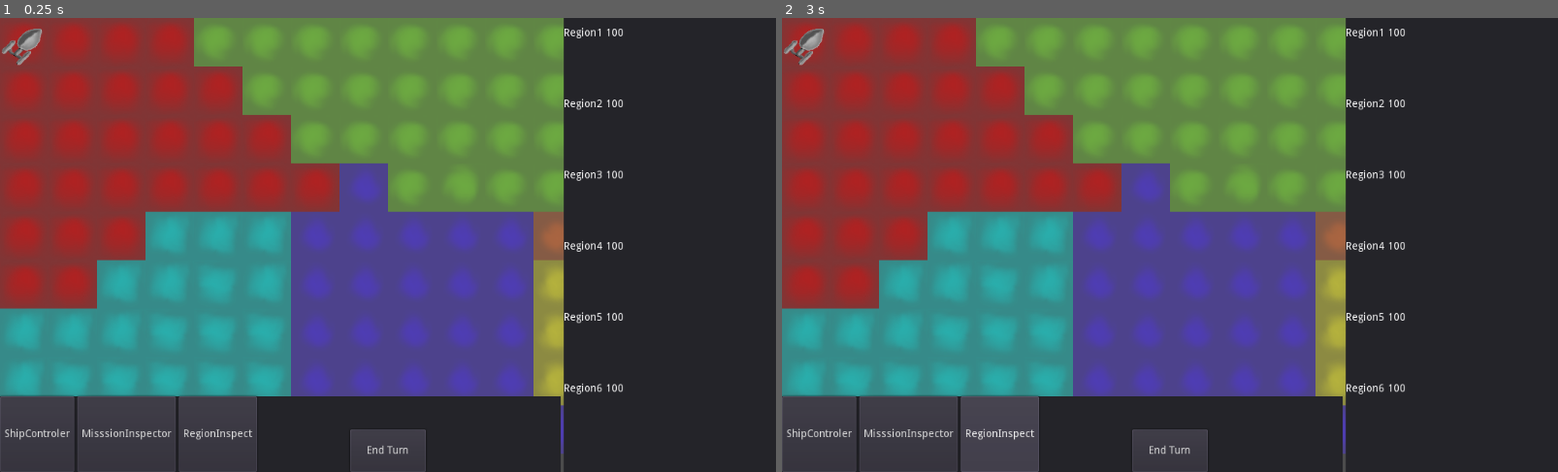
Above: before the commit, frames 1-2 (left to right).
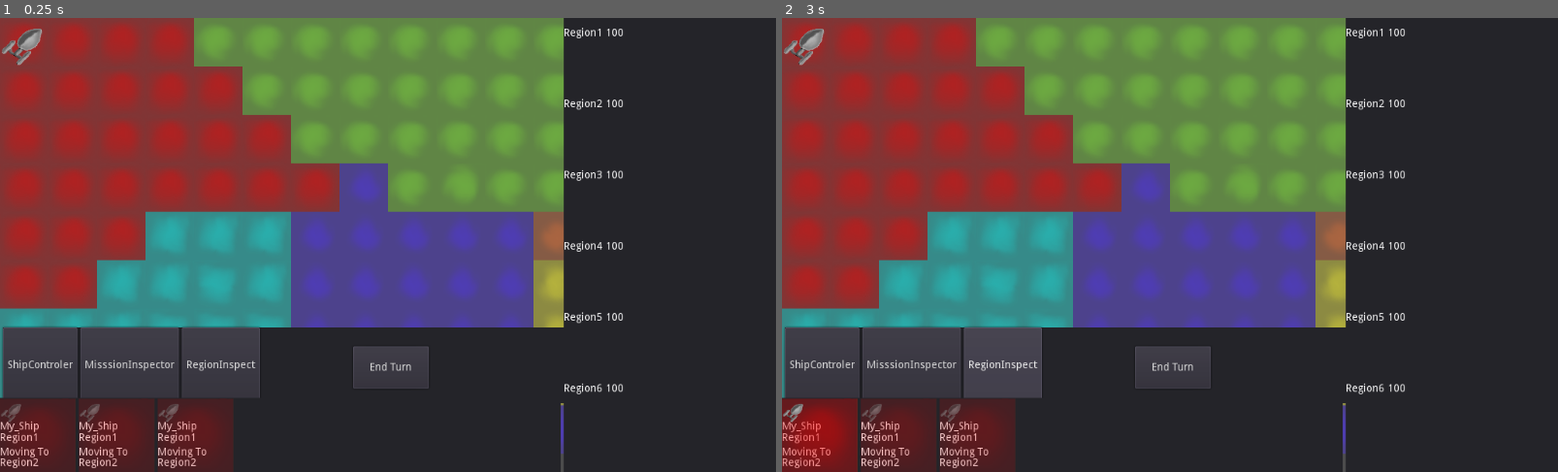
Above: after the commit, the same moments.

Repository: AngryMajor/StarShipGame
Game: Godot game, scene res://General/Main.tscn
The game is run twice, just before and just after one commit, with the same random seed, the same clock (stepped at 60 frames per second) and the same inputs.
Inputs (mouse positions are in pixels of both pictures, inside the frame that each line leads up to):
- Up to frame 1 (0.25 s): no input
- Up to frame 2 (3 s): click (820, 435) at 0.52 s; click "ShipControler" at 1.25 s; click "MisssionInspector" at 2 s; click "RegionInspect" at 2.75 s

The runs differ from the first frame. In frame 1, 17% of the frame differs, in the area x 0-73%, y 67-100%; in frame 2, 17%.

Commit message:
added outline for ship card pannel

Diff:
--- /dev/null
+++ b/GUI/ShipGUI/ShipButton.gd
@@ -0,0 +1 @@
+extends Button
--- a/General/Main.tscn
+++ b/General/Main.tscn
@@ -10,6 +10,7 @@
 [ext_resource path="res://General/ShipControlerMouse.gd" type="Script" id=8]
 [ext_resource path="res://General/EndTurnButton.gd" type="Script" id=9]
 [ext_resource path="res://General/MapCamera.gd" type="Script" id=10]
+[ext_resource path="res://ShipGUICard.tscn" type="PackedScene" id=11]
 [ext_resource path="res://MouseController/MouseStates/RightInspector.gd" type="Script" id=12]
 [ext_resource path="res://GUI/Command Pannel/CommandButton.gd" type="Script" id=16]
 [ext_resource path="res://MouseController/MouseStates/RegionInspect.gd" type="Script" id=17]
@@ -72,9 +73,14 @@
 anchor_top = 1.0
 anchor_right = 1.0
 anchor_bottom = 1.0
-margin_top = -100.0
-margin_right = -284.0
+margin_left = 4.0
+margin_top = -191.0
+margin_right = -280.0
+margin_bottom = -91.0
 rect_min_size = Vector2( 0, 100 )
+__meta__ = {
+"_edit_group_": true
+}
 
 [node name="HBoxContainer" type="HBoxContainer" parent="GUILayer/CommandPannel"]
 anchor_right = 1.0
@@ -128,13 +134,46 @@
 anchor_top = 1.0
 anchor_right = 0.5
 anchor_bottom = 1.0
-margin_left = -50.0
-margin_top = -56.0
-margin_right = 50.0
+margin_left = -46.0
+margin_top = -166.0
+margin_right = 54.0
+margin_bottom = -110.0
 focus_mode = 0
 enabled_focus_mode = 0
 text = "End Turn"
 script = ExtResource( 9 )
+
+[node name="ShipPannel" type="Panel" parent="GUILayer"]
+anchor_top = 1.0
+anchor_right = 1.0
+anchor_bottom = 1.0
+margin_top = -98.0
+margin_right = -284.0
+margin_bottom = 2.0
+rect_min_size = Vector2( 0, 100 )
+__meta__ = {
+"_edit_group_": true
+}
+
+[node name="HBoxContainer" type="HBoxContainer" parent="GUILayer/ShipPannel"]
+anchor_right = 1.0
+anchor_bottom = 1.0
+size_flags_horizontal = 3
+size_flags_vertical = 3
+
+[node name="ShipCard" parent="GUILayer/ShipPannel/HBoxContainer" instance=ExtResource( 11 )]
+margin_right = 100.0
+margin_bottom = 100.0
+
+[node name="ShipCard2" parent="GUILayer/ShipPannel/HBoxContainer" instance=ExtResource( 11 )]
+margin_left = 104.0
+margin_right = 204.0
+margin_bottom = 100.0
+
+[node name="ShipCard3" parent="GUILayer/ShipPannel/HBoxContainer" instance=ExtResource( 11 )]
+margin_left = 208.0
+margin_right = 308.0
+margin_bottom = 100.0
 
 [connection signal="NewCommandSet" from="GUILayer/CommandPannel/HBoxContainer/Button4" to="MouseControler" method="_on_Button_NewCommandSet"]
 [connection signal="NewCommandSet" from="GUILayer/CommandPannel/HBoxContainer/Button2" to="MouseControler" method="_on_Button_NewCommandSet"]
--- a/General/Ship.gd
+++ b/General/Ship.gd
@@ -29,7 +29,7 @@
 		var intermidiaries = destination.neighbour_regions
 		var i = 0
 		var medium = null
-		while medium == null and i < intermidiaries.size():
+		while medium == null and i < intermidiaries.size(): #TODO: make building route recursize to any length
 			if self.region.adjacent_to(intermidiaries[i]):
 				medium = intermidiaries[i]
 			i += 1
--- /dev/null
+++ b/ShipGUICard.tscn
@@ -0,0 +1,79 @@
+[gd_scene load_steps=5 format=2]
+
+[ext_resource path="res://General/ShipCommandGameTiles.png" type="Texture" id=1]
+
+[sub_resource type="AtlasTexture" id=3]
+flags = 4
+atlas = ExtResource( 1 )
+region = Rect2( 0, 128, 64, 64 )
+
+[sub_resource type="GDScript" id=2]
+script/source = "extends TextureButton
+
+export(bool) var is_selected_ship = false setget _set_selected
+
+func _set_selected(value):
+	is_selected_ship = value
+	if value == true:
+		self.modulate = Color(1,1,1,1)
+	else:
+			self.modulate = Color(1,1,1,0.5)
+
+func _ready():
+	self.connect(\"button_down\",self,\"_on_button_down\")
+	self.is_selected_ship = false
+
+func _on_button_down():
+	self.is_selected_ship = not self.is_selected_ship
+
+"
+
+[sub_resource type="AtlasTexture" id=1]
+flags = 4
+atlas = ExtResource( 1 )
+region = Rect2( 448, 64, 64, 64 )
+
+[node name="ShipCard" type="Control"]
+margin_right = 40.0
+margin_bottom = 40.0
+rect_min_size = Vector2( 100, 100 )
+
+[node name="ShipLabel" type="Label" parent="."]
+margin_top = 31.0
+margin_right = 52.0
+margin_bottom = 45.0
+text = "My_Ship"
+
+[node name="LocationLable" type="Label" parent="."]
+margin_top = 46.0
+margin_right = 55.0
+margin_bottom = 60.0
+text = "Region1"
+
+[node name="ActionLable" type="Label" parent="."]
+margin_top = 65.0
+margin_right = 65.0
+margin_bottom = 79.0
+text = "Moving To"
+
+[node name="TargetLable" type="Label" parent="."]
+margin_top = 79.0
+margin_right = 65.0
+margin_bottom = 93.0
+text = "Region2"
+
+[node name="ShipButton" type="TextureButton" parent="."]
+margin_top = 1.0
+margin_right = 100.0
+margin_bottom = 101.0
+rect_min_size = Vector2( 100, 100 )
+texture_normal = SubResource( 3 )
+expand = true
+script = SubResource( 2 )
+
+[node name="TextureRect" type="TextureRect" parent="ShipButton"]
+margin_right = 32.0
+margin_bottom = 32.0
+texture = SubResource( 1 )
+expand = true
+stretch_mode = 5
Not shown: 1 places in General/Main.tscn that only renumber resources
